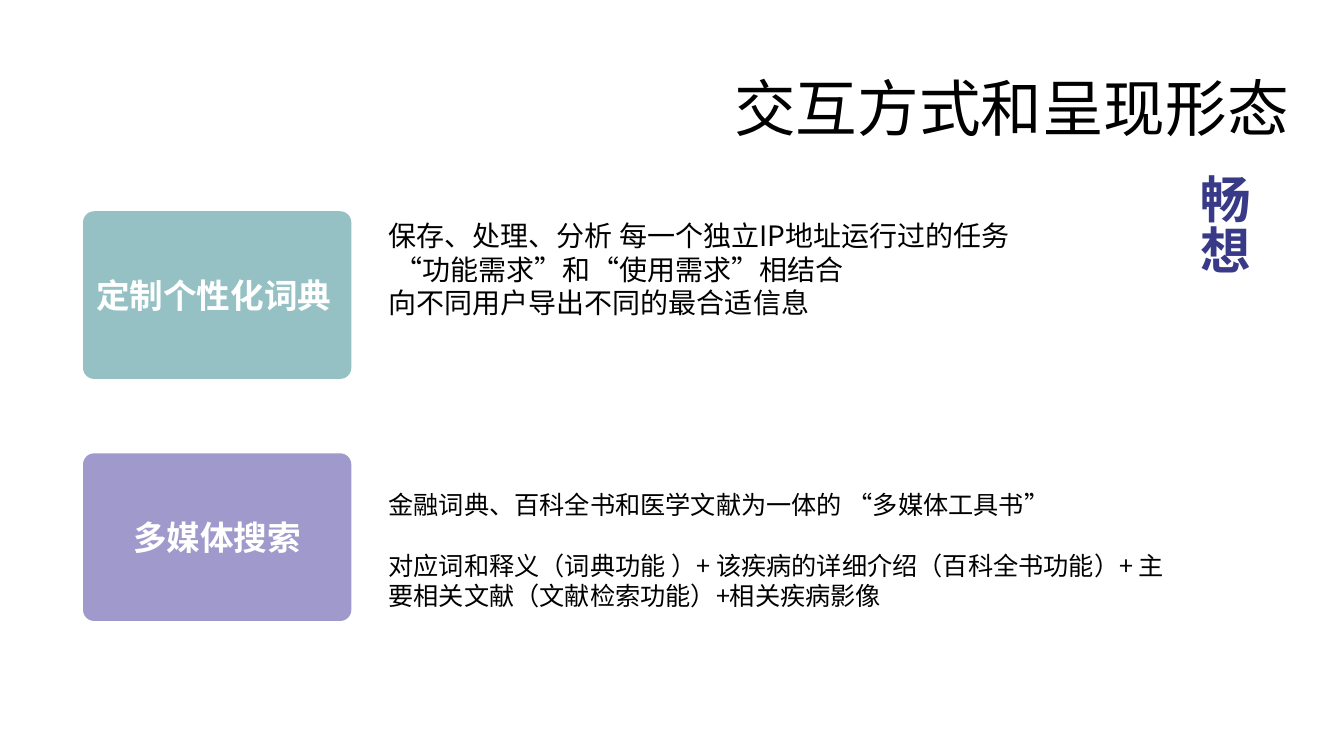
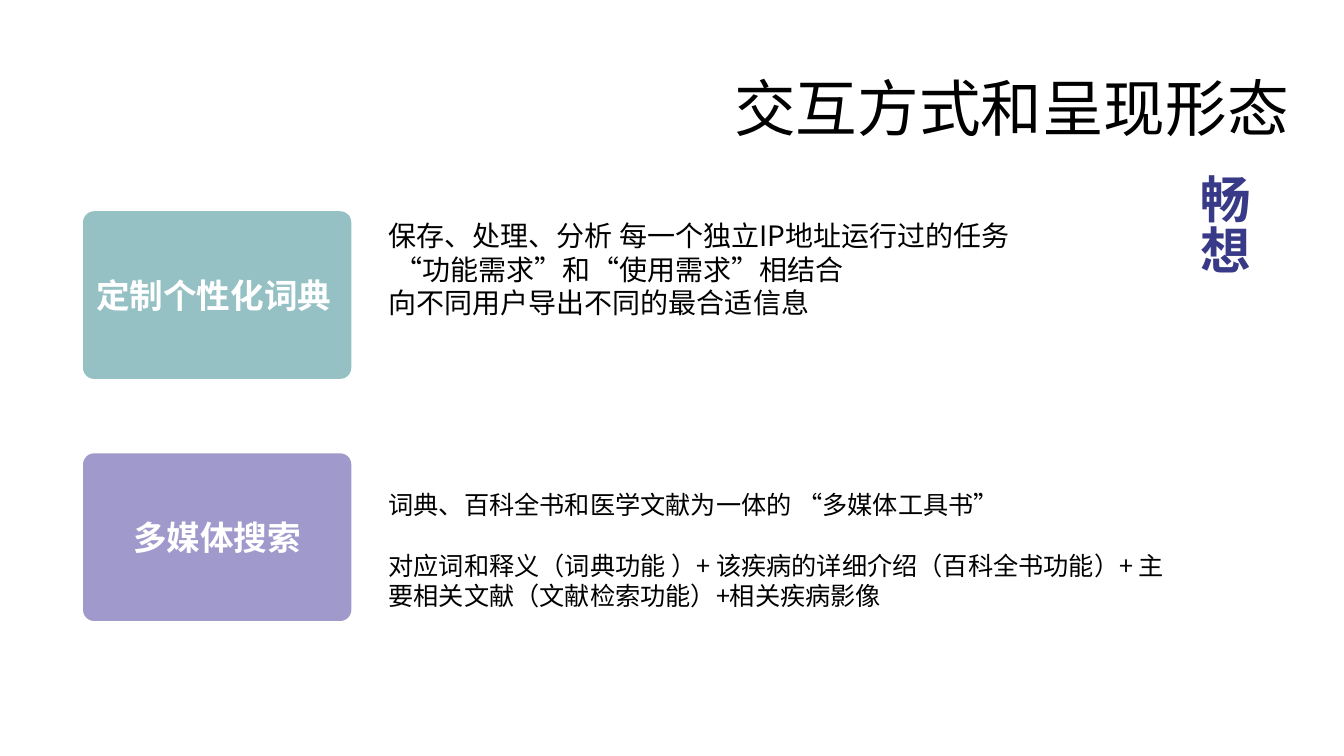
Before and after one commit to peijiawen98/TLK_1107, a slide deck: slide 26 of 电子词典需求分析.pptx. Drawn at 1344x756 pixels with LibreOffice and Linux fonts; fonts in the diff are those of the drawing. Boxes give left, top, right and bottom in pixels: in the first picture for what was removed or moved away, otherwise in the second. Text is boxed around its words. In the diff, an @@ line names an element or a change of style, - is before the commit and + after.

```diff
--- a/电子词典需求分析.pptx
+++ b/电子词典需求分析.pptx
@@ text at (x1=388, y1=492, x2=999, y2=516): text changed @@
-金融词典、百科全书和医学文献为一体的 “多媒体工具书”
+词典、百科全书和医学文献为一体的 “多媒体工具书”
```
Also in this commit, not shown: 2 other slides changed, 1 slide removed.
